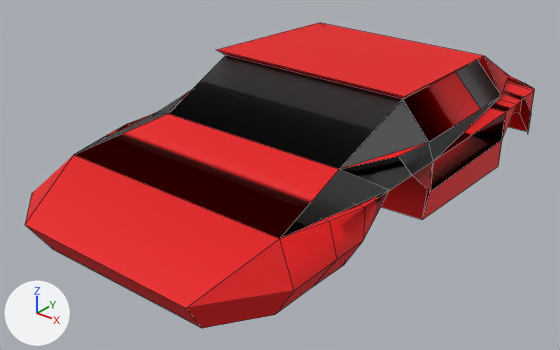
The FBX model Auto.fbx as it was, and as the next commit left it.
Camera for both pictures: a 50 mm lens placed at (2.08, -2.61, 1.86), pointed at (0.12, -0.15, 0.34). The axes (+X, +Y, +Z) are drawn at lower left. The lights are the same throughout. Mesh edges are drawn as thin lines. Where no turn or scale is listed for an object, it has been applied to the vertices. Vertices at the same position are counted once.
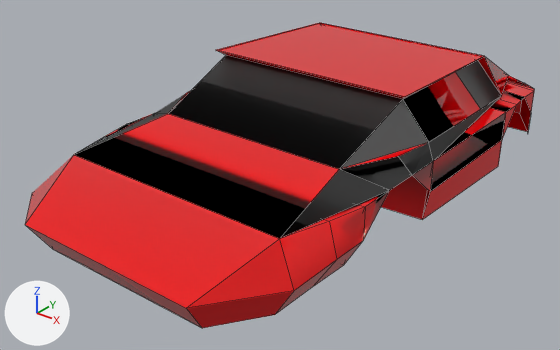
Commit message: Fixed issues

Location of each change, [x1, y1, x2, y2] in pixels of the pictures (560 x 350 px):
'Plane.001', surface changed, reshaped: [25, 23, 534, 328] in both
part 1 of me_plane_004, built on: before [217, 23, 483, 96]; after [216, 23, 484, 98]

The change, as a diff of the scene's bpy script:
```diff
--- a/Auto.fbx.py
+++ b/Auto.fbx.py
@@ mat_material_005 @@
 mat_material_005.base_color = (0.8, 0.00185, 0.00366)  # red #e7060c
-mat_material_005.roughness = 0.69
+mat_material_005.roughness = 0.0
@@ me_plane_004 @@
 me_plane_004.from_pydata(...)  # 155 vertices, 152 faces; spans x -0.51..0.76, y -1.04..1.37, z 0.0..0.55
 # used by ob_plane_001; location = (0.025, -0.171, 0.26)
 # verts and faces of me_plane_004; kept vertices keep their numbers, new ones are numbered from 155
 # before: 73 (0.63, 0.12, 0.55) at pixel (404, 96), 74 (-0.37, 0.12, 0.55) at pixel (215, 49), 77 (0.61, 0.9, 0.52) at pixel (484, 55), 83 (-0.35, 0.9, 0.52) at pixel (319, 22)
+# me_plane_004 part 1
+delete_faces([(73, 74, 83, 77)])
+verts[155] = (0.63, 0.12, 0.54)  # pixel (404, 97)
+verts[156] = (-0.37, 0.12, 0.54)  # pixel (215, 50)
+verts[157] = (0.61, 0.9, 0.52)  # pixel (484, 56)
+verts[158] = (-0.35, 0.9, 0.52)  # pixel (319, 23)
+faces += [(73, 155, 157, 77), (155, 156, 158, 157), (77, 157, 158, 83), (74, 83, 158, 156), (73, 74, 156, 155)]  # mat_material_005 (red #e7060c)
 me_plane_004.materials.append(mat_material_005)
```
